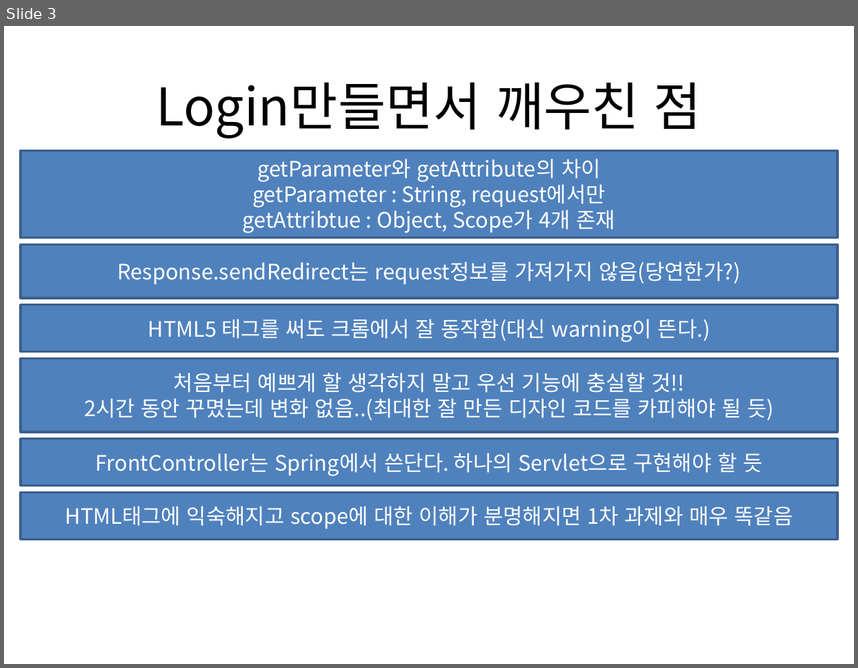
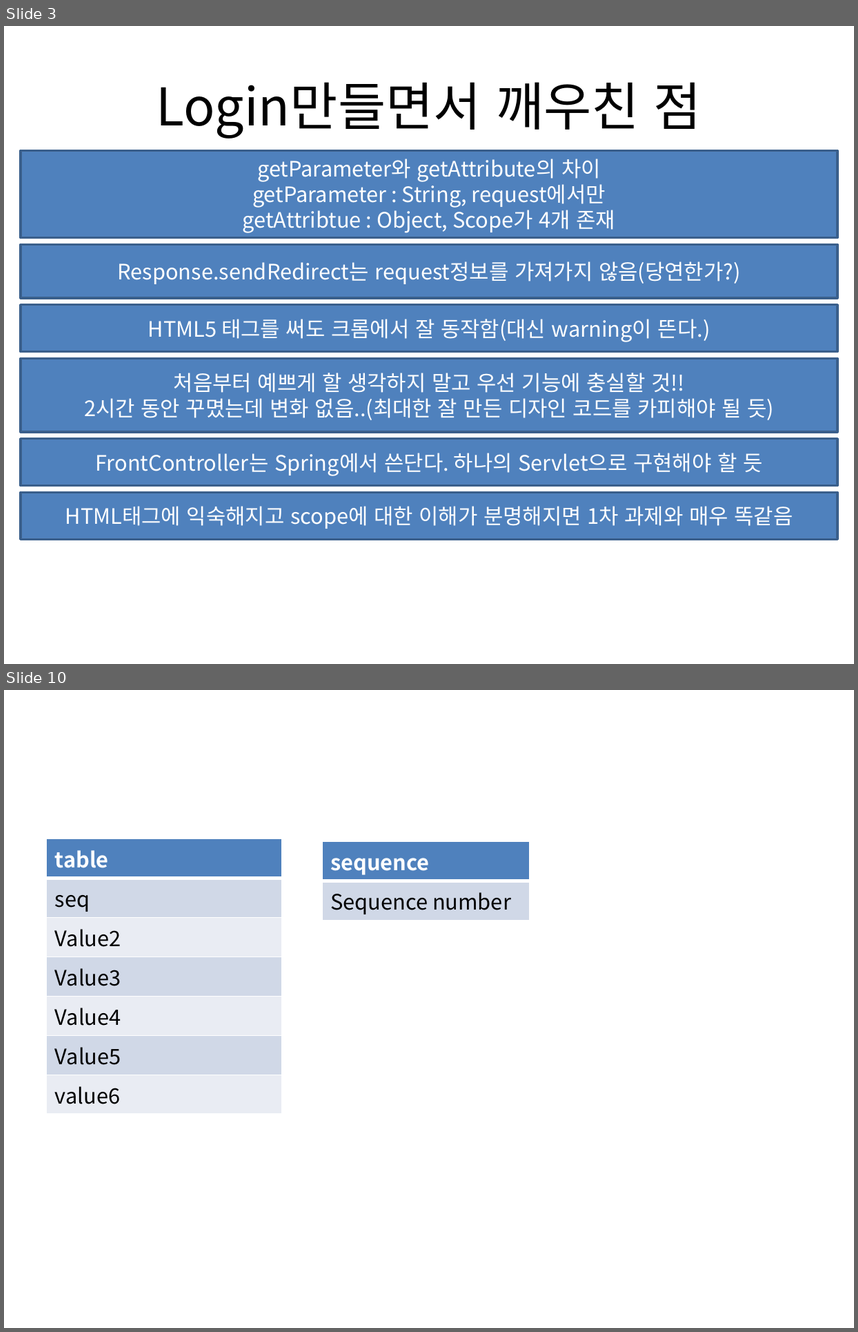
Before and after one commit to seojinkim/SecondProject, a slide deck: SecondProject/SecondProject.pptx. Shown one above the other, each under a label of ours: slide 3 before the commit, slides 3 and 10 after it; the slides between them are not shown. The pictures are 858x668 and 858x1332 pixels, drawn with LibreOffice and Linux fonts; fonts in the diff are those of the drawing. Boxes give left, top, right and bottom in pixels: in the first picture for what was removed or moved away, otherwise in the second. Text is boxed around its words. In the diff, an @@ line names an element or a change of style, - is before the commit and + after.

```diff
--- a/SecondProject/SecondProject.pptx
+++ b/SecondProject/SecondProject.pptx
@@ slide 10 added at (4, 690, 854, 1328), background #FFFFFF @@
@@ table added at (47, 839, 282, 1107), 7 rows, 1 columns @@
+table
+seq
+Value2
+Value3
+Value4
+Value5
+value6
@@ table added at (322, 841, 529, 917), 2 rows, 1 columns @@
+sequence
+Sequence number
```
Also in this commit, not shown: 1 slide changed, 11 other slides added, 45 other files.
